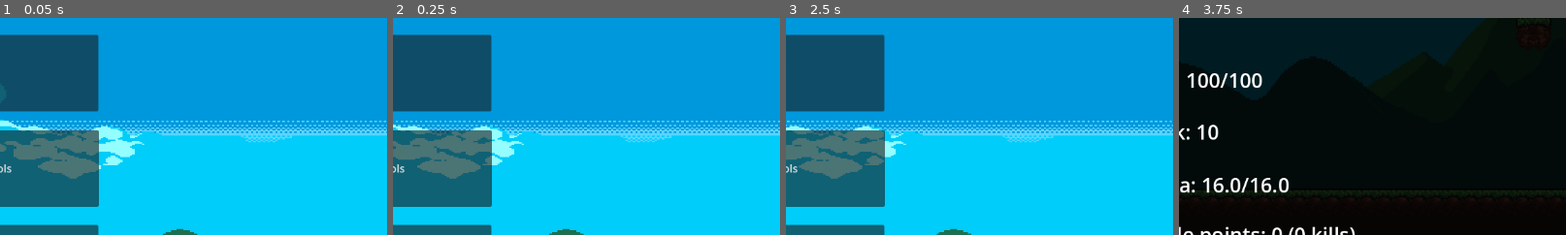
Above: before the commit, frames 1-4 (left to right).
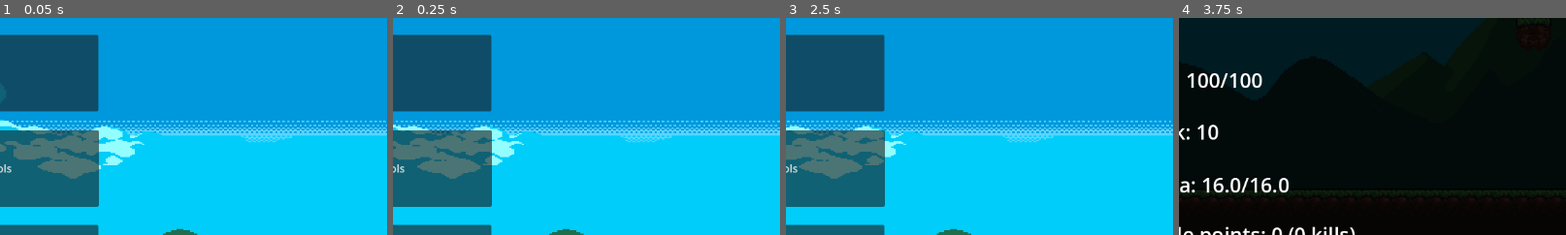
Above: after the commit, the same moments.

Repository: lukaszavadil1/AK8POGame
Game: Godot game, scene res://Scenes/Main.tscn
The game is run twice, just before and just after one commit, with the same random seed, the same clock (stepped at 60 frames per second) and the same inputs. Sound files missing from this copy of the repository are replaced by a short silence.
Inputs:
- Up to frame 1 (0.05 s): no input
- Up to frame 2 (0.25 s): no input
- Up to frame 3 (2.5 s): click "Play" at 0.5 s; tap Enter at 1.25 s; hold Right (ui_right) 1.28-2 s; tap P at 1.35 s; tap Space (ui_accept) at 1.52 s; click "Back to menu" at 2 s
- Up to frame 4 (3.75 s): click "Play" at 2.75 s; hold Right (ui_right) from 3.53 s (still down); tap P at 3.6 s
The pictures show only the part of the screen within x 50-100%, y 14-64%; the shares and areas given below are measured in that part.

The runs differ from the first frame. In frame 1, less than 0.1% of the frame differs, in the area x 98-100%, y 47-54%; in frame 2, less than 0.1%; in frame 3, 0.1%, in the area x 92-100%, y 47-54%; in frame 4, nothing differs.

Commit message:
Added music manager + background parallax hotfix

Diff:
--- a/src/Background/Background.tscn
+++ b/src/Background/Background.tscn
@@ -9,7 +9,7 @@
 script = ExtResource("1_jqsg2")
 
 [node name="ParallaxLayer" type="ParallaxLayer" parent="."]
-motion_mirroring = Vector2(1151, 0)
+motion_mirroring = Vector2(1150, 0)
 
 [node name="Sky" type="Sprite2D" parent="ParallaxLayer"]
 position = Vector2(577, 321)
--- a/src/Scenes/Main.tscn
+++ b/src/Scenes/Main.tscn
@@ -30,6 +30,8 @@
 
 [node name="Background" parent="." instance=ExtResource("2_0xm2m")]
 
+[node name="MenuMusicPlayer" type="AudioStreamPlayer" parent="."]
+
 [connection signal="pressed" from="PlayButton" to="." method="_on_play_button_pressed"]
 [connection signal="pressed" from="ControlsButton" to="." method="_on_controls_button_pressed"]
 [connection signal="pressed" from="QuitButton" to="." method="_on_quit_button_pressed"]
--- a/src/Scenes/main.gd
+++ b/src/Scenes/main.gd
@@ -1,9 +1,15 @@
 extends Node2D
 
+@onready var music_player = $MenuMusicPlayer
+
+func _ready() -> void:
+	MusicManager.play_music(load("res://Assets/Sounds/Happy Trails higher.wav"))
+
+func _on_music_finished() -> void:
+	music_player.play()
 
 func _on_quit_button_pressed() -> void:
 	get_tree().quit()
-
 
 func _on_play_button_pressed() -> void:
 	GameState.start_run_timer()
--- /dev/null
+++ b/src/Utils/music_manager.gd
@@ -0,0 +1,23 @@
+extends Node
+
+var audio_player = AudioStreamPlayer.new()
+var current_music: AudioStream
+
+func _ready():
+	add_child(audio_player)
+	audio_player.bus = "Music"
+	audio_player.finished.connect(_on_finished)
+
+func play_music(music: AudioStream):
+	if current_music == music and audio_player.playing:
+		return
+
+	current_music = music
+	audio_player.stream = music
+	audio_player.play()
+
+func _on_finished():
+	audio_player.play()
+
+func set_volume(db: float):
+	audio_player.volume_db = db
--- a/src/project.godot
+++ b/src/project.godot
@@ -19,6 +19,7 @@
 
 PlayerState="*res://Player/player_state.gd"
 GameState="*res://Utils/game_state.gd"
+MusicManager="*res://Utils/music_manager.gd"
 
 [global_group]
 
Not shown, added: src/Assets/Sounds/Happy Trails higher.wav.import
Not shown, added: src/Assets/Sounds/Happy Trails higher.wav
